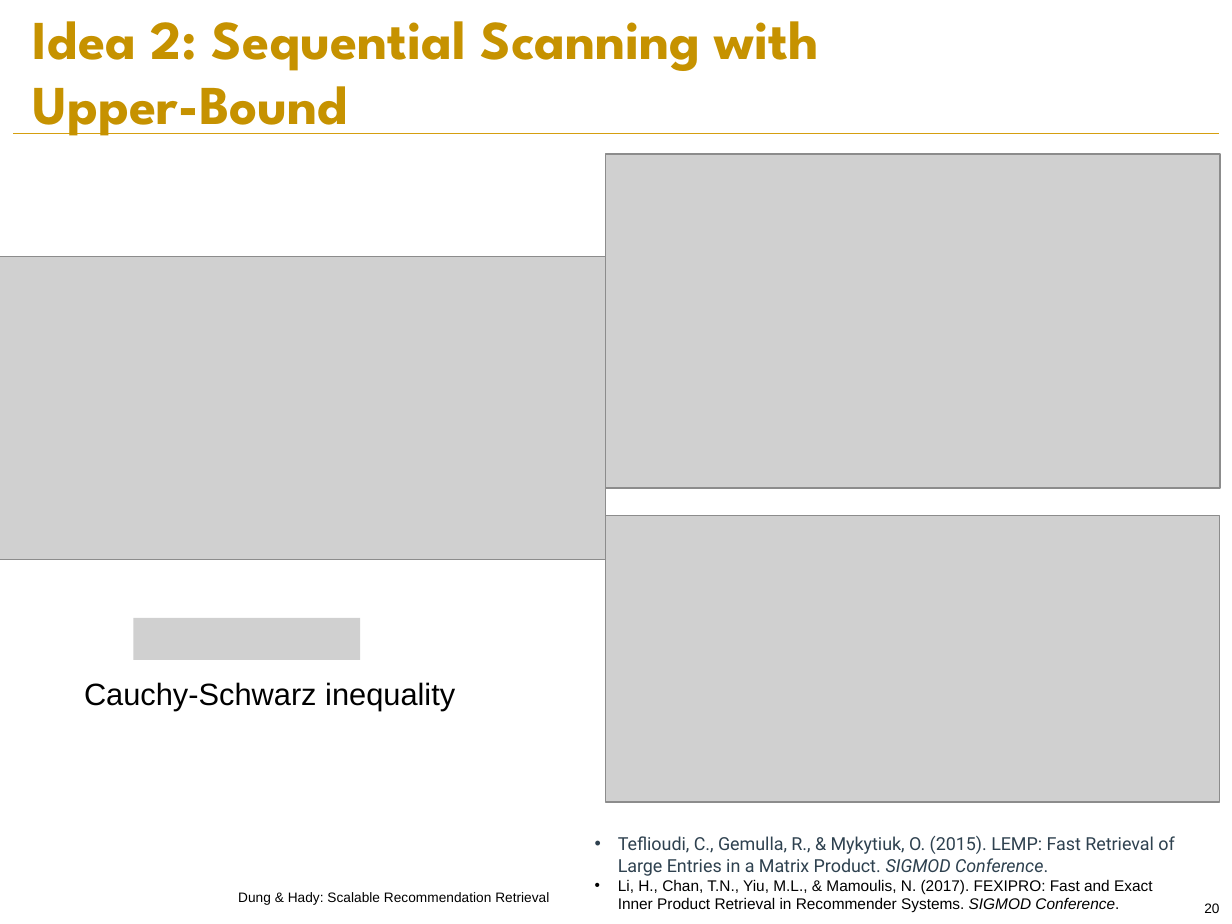
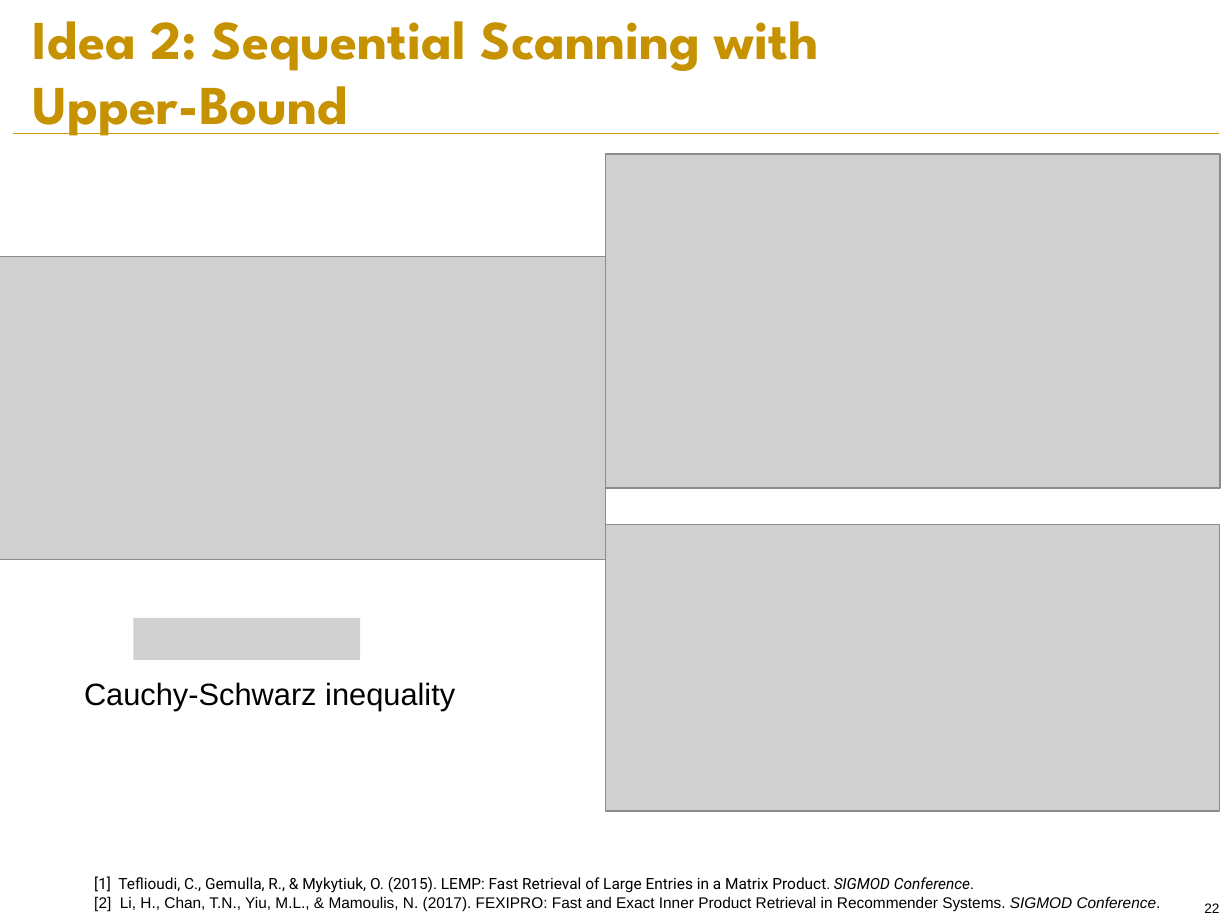
Before and after one commit to PreferredAI/recommendation-retrieval, a slide deck: slide 22 of slides/aaai19-tutorial.pptx (slide 20 before the commit). Drawn at 1232x924 pixels with LibreOffice and Linux fonts; fonts in the diff are those of the drawing; grey boxes stand for pictures; background and template pictures are left out. Boxes give left, top, right and bottom in pixels: in the first picture for what was removed or moved away, otherwise in the second. Text is boxed around its words. In the diff, an @@ line names an element or a change of style, - is before the commit and + after.

```diff
--- a/slides/aaai19-tutorial.pptx
+++ b/slides/aaai19-tutorial.pptx
@@ picture: place and size @@
-picture at [606, 515, 1220, 802]
+picture at [606, 525, 1220, 812]
@@ text at [94, 876, 1161, 911]: text changed @@
-• Teflioudi, C., Gemulla, R., & Mykytiuk, O. (2015). LEMP: Fast Retrieval of Large Entries in a Matrix Product. SIGMOD Conference.
-• Li, H., Chan, T.N., Yiu, M.L., & Mamoulis, N. (2017). FEXIPRO: Fast and Exact Inner Product Retrieval in Recommender Systems. SIGMOD Conference.
+[1] Teflioudi, C., Gemulla, R., & Mykytiuk, O. (2015). LEMP: Fast Retrieval of Large Entries in a Matrix Product. SIGMOD Conference.
+[2] Li, H., Chan, T.N., Yiu, M.L., & Mamoulis, N. (2017). FEXIPRO: Fast and Exact Inner Product Retrieval in Recommender Systems. SIGMOD Conference.
@@ text removed at [238, 892, 549, 905] @@
-Dung & Hady: Scalable Recommendation Retrieval
@@ page number at [1204, 903, 1219, 913]: text changed @@
-20
+22
```
Also in this commit, not shown: 24 other slides changed, 4 slides added, 2 slides removed.
